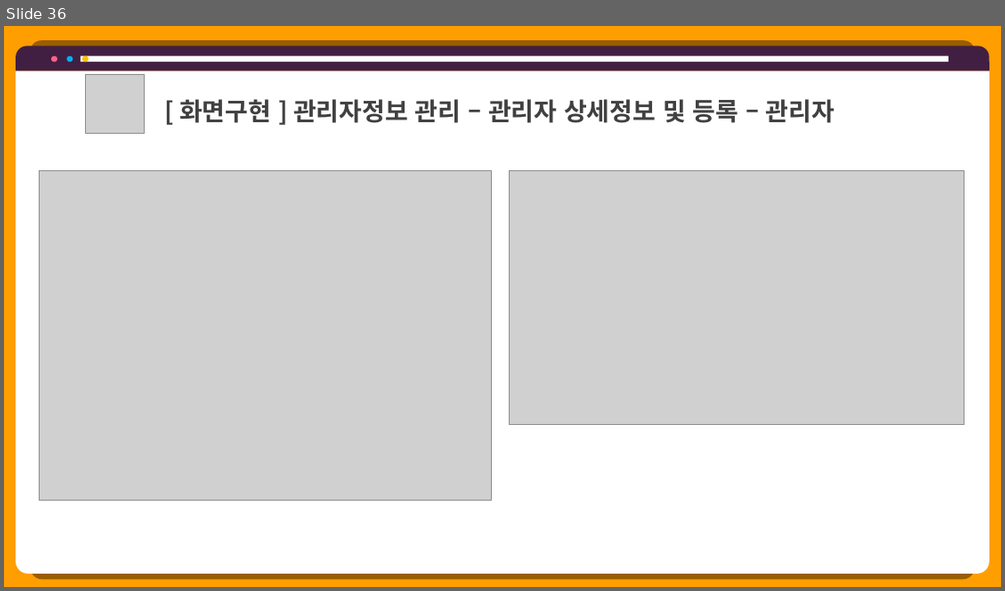
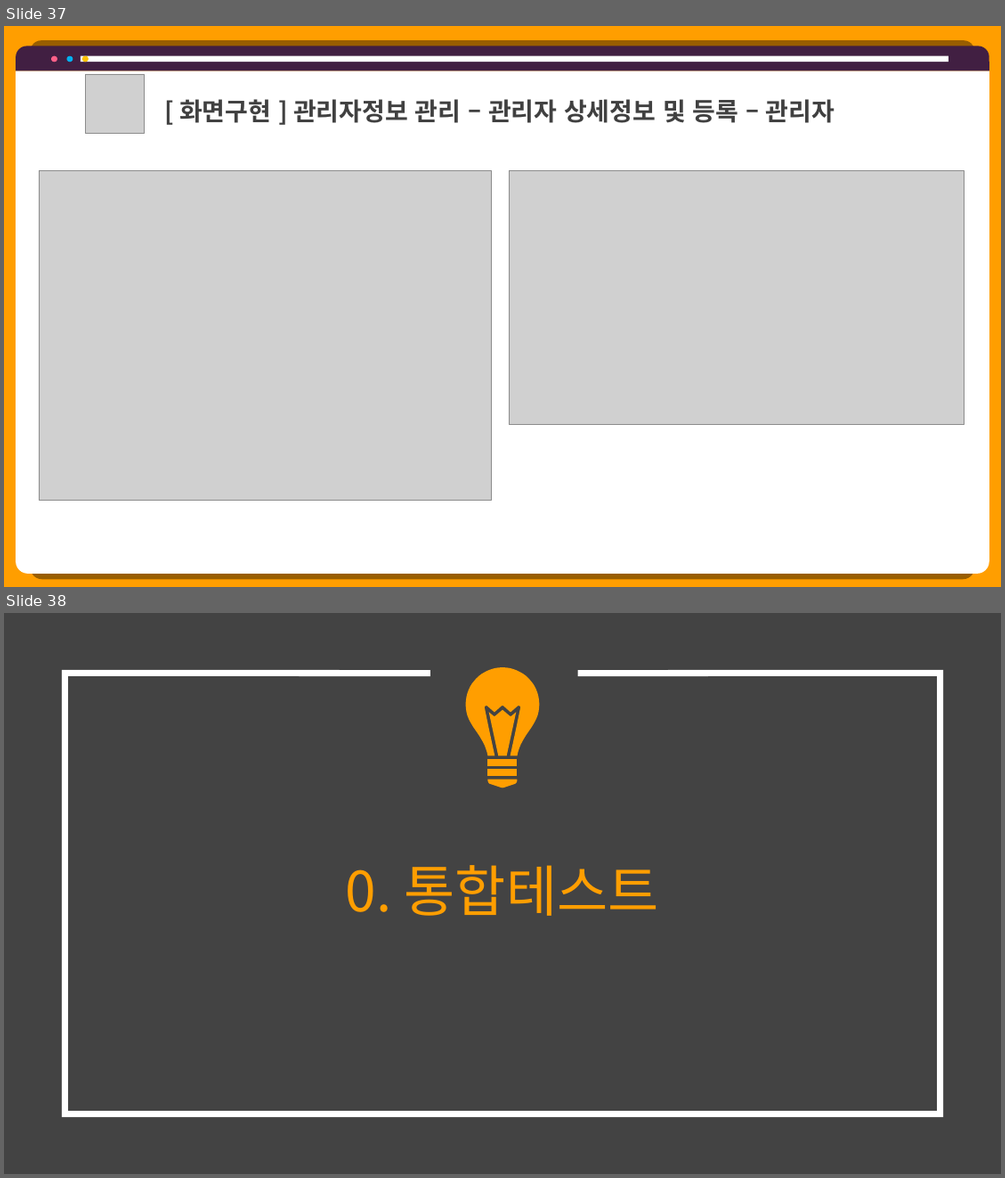
Before and after one commit to hhsw07/ezen-academy-projects, a slide deck: 0 발표용 파워포인트/project06 - 파워포인트 종합 - 송우.pptx. Shown one above the other, each under a label of ours: slide 36 before the commit, slides 37 and 38 after it. The pictures are 1005x591 and 1005x1178 pixels, drawn with LibreOffice and Linux fonts; fonts in the diff are those of the drawing; grey boxes stand for pictures. Boxes give left, top, right and bottom in pixels: in the first picture for what was removed or moved away, otherwise in the second. Text is boxed around its words. In the diff, an @@ line names an element or a change of style, - is before the commit and + after.

```diff
--- a/0 발표용 파워포인트/project06 - 파워포인트 종합 - 송우.pptx
+++ b/0 발표용 파워포인트/project06 - 파워포인트 종합 - 송우.pptx
@@ slide 38 added at bbox=[4, 613, 1001, 1174], background #434343 @@
@@ freeform shape added at bbox=[65, 673, 940, 1113], outline #FFFFFF 6 pt @@
@@ group added at bbox=[465, 667, 540, 787]: 5 freeform shapes @@
@@ title added at bbox=[346, 865, 659, 916], 53.3 pt, text #FF9E00 @@
+0. 통합테스트
@@ what was slide 36 is now slide 37 @@
```
Also in this commit, not shown: 3 other slides added, 1 other file.
